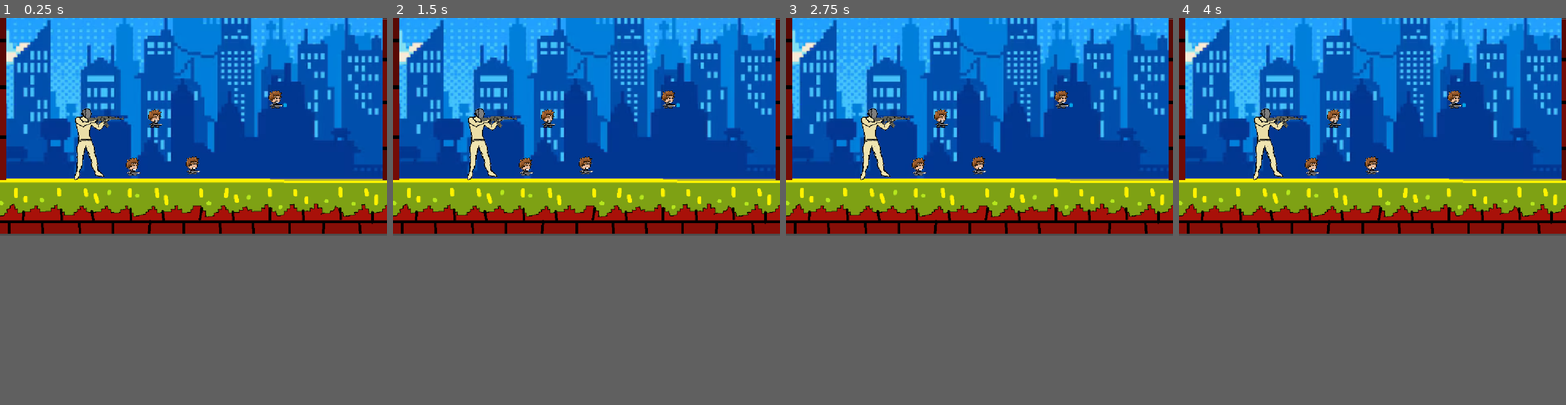
Above: before the commit, frames 1-4 (left to right).
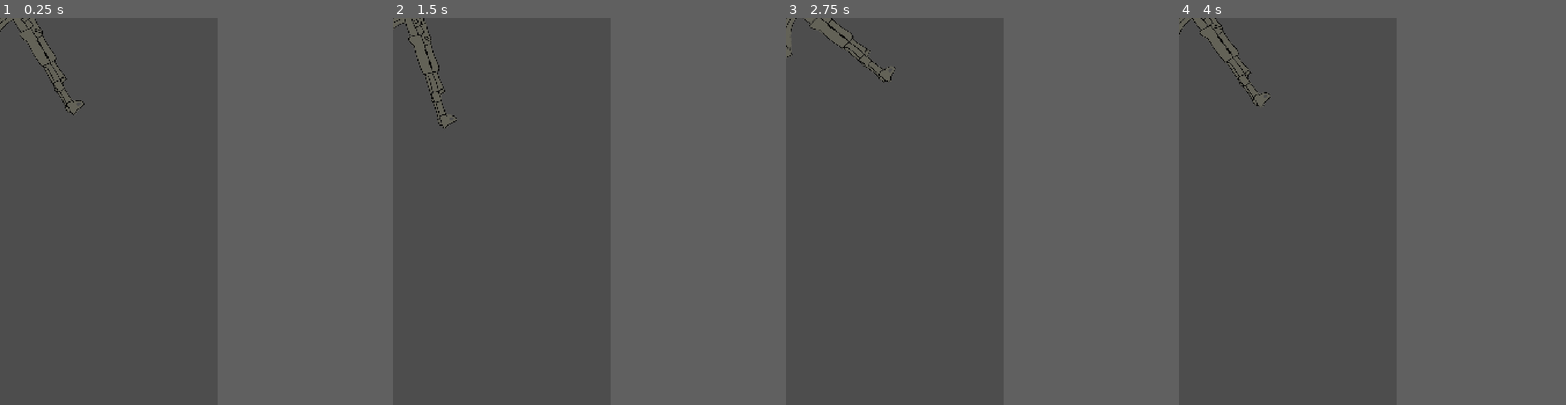
Above: after the commit, the same moments.

Repository: imdevanshrajesh/ragebait-wizardry
Game: Godot game, scene res://gun.tscn
The game is run twice, just before and just after one commit, with the same random seed, the same clock (stepped at 60 frames per second) and the same inputs. Before the commit the project starts from res://level1.tscn.
Inputs (mouse positions are in pixels of both pictures, inside the frame that each line leads up to):
- Up to frame 1 (0.25 s): no input
- Up to frame 2 (1.5 s): tap Enter at 0.5 s; move the mouse to (671, 114) at 0.52 s; tap Space at 1.25 s; move the mouse to (509, 137) at 1.27 s
- Up to frame 3 (2.75 s): tap Enter at 2 s; move the mouse to (1018, 79) at 2.02 s
- Up to frame 4 (4 s): tap Space at 2.75 s; move the mouse to (1353, 168) at 2.77 s; tap Enter at 3.5 s; move the mouse to (1488, 161) at 3.52 s
In our replay, the window is 800x450 before the commit and 450x800 after it. These sizes can differ from the game's own. Grey fills any space a smaller window leaves; there, only what the larger window draws over its background counts as a difference.

The runs differ from the first frame. In frame 1, 49% of the frame differs, in the area x 0-100%, y 0-57%; in frame 2, 49%; in frame 3, 49%; in frame 4, 49%.

Commit message:
adding scripts

Diff:
--- /dev/null
+++ b/bounce-back/gun.gd
@@ -0,0 +1,6 @@
+extends Sprite2D
+
+@onready var marker_2d: Marker2D = $Marker2D
+
+func _process(delta: float) -> void:
+	look_at(get_global_mouse_position())
--- /dev/null
+++ b/bounce-back/gun.tscn
@@ -0,0 +1,11 @@
+[gd_scene format=3 uid="uid://bud003tlrjm48"]
+
+[ext_resource type="Texture2D" uid="uid://c7pyde101nbak" path="res://Assets/ak47-2.png" id="1_dk5gl"]
+[ext_resource type="Script" uid="uid://c8w0shbegjetg" path="res://gun.gd" id="2_kw0bs"]
+
+[node name="Gun" type="Sprite2D" unique_id=514129556]
+texture = ExtResource("1_dk5gl")
+script = ExtResource("2_kw0bs")
+
+[node name="Marker2D" type="Marker2D" parent="." unique_id=191039824]
+position = Vector2(-536, -23)
--- a/bounce-back/level1.tscn
+++ b/bounce-back/level1.tscn
@@ -1,71 +1,23 @@
 [gd_scene format=3 uid="uid://baxpmyndny1rr"]
 
-[ext_resource type="Texture2D" uid="uid://pxtk1dudrpk5" path="res://Assets/brick.png" id="1_ootpb"]
+[ext_resource type="Script" uid="uid://e4jxp3a8xexu" path="res://level_1.gd" id="1_v8kj3"]
 [ext_resource type="Texture2D" uid="uid://cgrwdn8m1wsvr" path="res://Bgs/bg.png" id="1_v38iq"]
-[ext_resource type="Texture2D" uid="uid://dnqlipkfaug0e" path="res://Bgs/bg copy.png" id="2_v8kj3"]
 [ext_resource type="PackedScene" uid="uid://b2ujtvgm0slhk" path="res://player.tscn" id="3_ootpb"]
 [ext_resource type="PackedScene" uid="uid://cpoaij2cyvhs5" path="res://enemy.tscn" id="4_i2041"]
 
-[sub_resource type="RectangleShape2D" id="RectangleShape2D_p1rdq"]
-size = Vector2(114.5, 169)
-
 [node name="Level1" type="Node2D" unique_id=832187486]
-position = Vector2(118, -6)
+script = ExtResource("1_v8kj3")
 
 [node name="Background" type="Sprite2D" parent="." unique_id=920446133]
-position = Vector2(670, 238)
-scale = Vector2(1.4939238, 1.4939239)
+position = Vector2(475.99988, 1021)
+scale = Vector2(3.6751392, 3.675139)
 texture = ExtResource("1_v38iq")
-
-[node name="Wall" type="Node2D" parent="." unique_id=2033397002]
-position = Vector2(22, -21)
-
-[node name="Walls" type="StaticBody2D" parent="Wall" unique_id=340526834 groups=["walls"]]
-position = Vector2(-383, -833.00006)
-scale = Vector2(5.290462, 5.290462)
-
-[node name="Sprite2D" type="Sprite2D" parent="Wall/Walls" unique_id=443075265]
-position = Vector2(316, 199.99998)
-scale = Vector2(0.092575, 0.24579465)
-texture = ExtResource("1_ootpb")
-
-[node name="CollisionShape2D" type="CollisionShape2D" parent="Wall/Walls" unique_id=2067469359]
-position = Vector2(316, 200)
-scale = Vector2(1.0043488, 1)
-shape = SubResource("RectangleShape2D_p1rdq")
-
-[node name="Walls2" type="StaticBody2D" parent="Wall" unique_id=2116867236 groups=["walls"]]
-position = Vector2(-2256, -964.00006)
-scale = Vector2(5.758952, 5.758952)
-
-[node name="Sprite2D" type="Sprite2D" parent="Wall/Walls2" unique_id=406057715]
-position = Vector2(316, 199.99998)
-scale = Vector2(0.092575, 0.24579465)
-texture = ExtResource("1_ootpb")
-
-[node name="CollisionShape2D" type="CollisionShape2D" parent="Wall/Walls2" unique_id=887468857]
-position = Vector2(316, 200)
-scale = Vector2(1.0043488, 1)
-shape = SubResource("RectangleShape2D_p1rdq")
-
-[node name="Background2" type="Sprite2D" parent="." unique_id=2114236131]
-position = Vector2(712, 568)
-scale = Vector2(1.4939239, 1.4939239)
-texture = ExtResource("2_v8kj3")
 
 [node name="Enemies" type="Node2D" parent="." unique_id=2113964160]
 
 [node name="Enemy" parent="Enemies" unique_id=544123933 instance=ExtResource("4_i2041")]
-position = Vector2(393, 40)
-
-[node name="Enemy2" parent="Enemies" unique_id=854359632 instance=ExtResource("4_i2041")]
-position = Vector2(34, 97)
-
-[node name="Enemy3" parent="Enemies" unique_id=833787448 instance=ExtResource("4_i2041")]
-position = Vector2(146, 237)
-
-[node name="Enemy4" parent="Enemies" unique_id=1572668731 instance=ExtResource("4_i2041")]
-position = Vector2(-32, 241)
+position = Vector2(2053, 812.00006)
+scale = Vector2(-3.663525, 3.4164739)
 
 [node name="UI" type="CanvasLayer" parent="." unique_id=573386668]
 visible = false
@@ -77,5 +29,5 @@
 text = "WIN"
 
 [node name="Player" parent="." unique_id=939501367 instance=ExtResource("3_ootpb")]
-position = Vector2(61.000004, 161)
-scale = Vector2(0.75676644, 0.7406195)
+position = Vector2(11.000001, 1088)
+scale = Vector2(1.2435384, 1.2170053)
--- /dev/null
+++ b/bounce-back/level_1.gd
@@ -0,0 +1 @@
+extends Node2D
--- a/bounce-back/player.tscn
+++ b/bounce-back/player.tscn
@@ -3,33 +3,39 @@
 [ext_resource type="Texture2D" uid="uid://cc6b8wv5gsuag" path="res://Characters/player Background Removed.png" id="1_onrkg"]
 [ext_resource type="Texture2D" uid="uid://c7pyde101nbak" path="res://Assets/ak47-2.png" id="2_i3pqv"]
 
+[sub_resource type="GDScript" id="GDScript_onrkg"]
+script/source = "extends CharacterBody2D
+@export var bullet_speed = 800
+"
+
 [sub_resource type="RectangleShape2D" id="RectangleShape2D_p1rdq"]
 size = Vector2(189, 294.77484)
 
 [node name="Player" type="Node2D" unique_id=939501367]
+script = SubResource("GDScript_onrkg")
 
-[node name="Player" type="Area2D" parent="." unique_id=1054547068]
+[node name="StaticBody2D" type="StaticBody2D" parent="." unique_id=1591824512 groups=["player"]]
 
-[node name="Sprite2D" type="Sprite2D" parent="Player" unique_id=1160268218]
+[node name="Sprite2D" type="Sprite2D" parent="StaticBody2D" unique_id=1160268218]
 position = Vector2(163, 288)
 scale = Vector2(0.20959157, 0.20242378)
 texture = ExtResource("1_onrkg")
 
-[node name="CollisionShape2D" type="CollisionShape2D" parent="Player" unique_id=1862383837]
+[node name="CollisionShape2D" type="CollisionShape2D" parent="StaticBody2D" unique_id=1862383837]
 position = Vector2(144, 280.99997)
 scale = Vector2(0.9165049, 1.0741706)
 shape = SubResource("RectangleShape2D_p1rdq")
 
-[node name="GunPivot" type="Node2D" parent="Player" unique_id=1708626220]
+[node name="GunPivot" type="Node2D" parent="StaticBody2D" unique_id=1708626220]
 position = Vector2(157.00002, 192.00002)
 rotation = 0.05352585
 scale = Vector2(0.4553097, 0.48909268)
 
-[node name="GunSprite" type="Sprite2D" parent="Player/GunPivot" unique_id=209942747]
+[node name="GunSprite" type="Sprite2D" parent="StaticBody2D/GunPivot" unique_id=209942747]
 position = Vector2(45, 24)
 scale = Vector2(0.26886004, 0.27228573)
 texture = ExtResource("2_i3pqv")
 
-[node name="FirePoint" type="Marker2D" parent="Player/GunPivot/GunSprite" unique_id=1883558932]
+[node name="FirePoint" type="Marker2D" parent="StaticBody2D/GunPivot/GunSprite" unique_id=1883558932]
 position = Vector2(581.14685, -90.96277)
 scale = Vector2(3.870436, 3.6520944)
--- a/bounce-back/project.godot
+++ b/bounce-back/project.godot
@@ -11,12 +11,14 @@
 [application]
 
 config/name="BounceBack"
-run/main_scene="uid://baxpmyndny1rr"
+run/main_scene="uid://bud003tlrjm48"
 config/features=PackedStringArray("4.7", "GL Compatibility")
 config/icon="res://icon.svg"
 
 [display]
 
+window/size/viewport_width=1080
+window/size/viewport_height=1920
 window/stretch/mode="canvas_items"
 window/stretch/aspect="expand"
 
@@ -24,6 +26,15 @@
 
 enemy=""
 walls=""
+player=""
+
+[input]
+
+shoot={
+"deadzone": 0.2,
+"events": [Object(InputEventMouseButton,"resource_local_to_scene":false,"resource_name":"","device":-1,"window_id":0,"alt_pressed":false,"shift_pressed":false,"ctrl_pressed":false,"meta_pressed":false,"button_mask":1,"position":Vector2(228, 28),"global_position":Vector2(247, 124),"factor":1.0,"button_index":1,"canceled":false,"pressed":true,"double_click":false,"script":null)
+]
+}
 
 [physics]
 
Not shown, added: bounce-back/gun.gd.uid
Not shown, added: bounce-back/level_1.gd.uid
